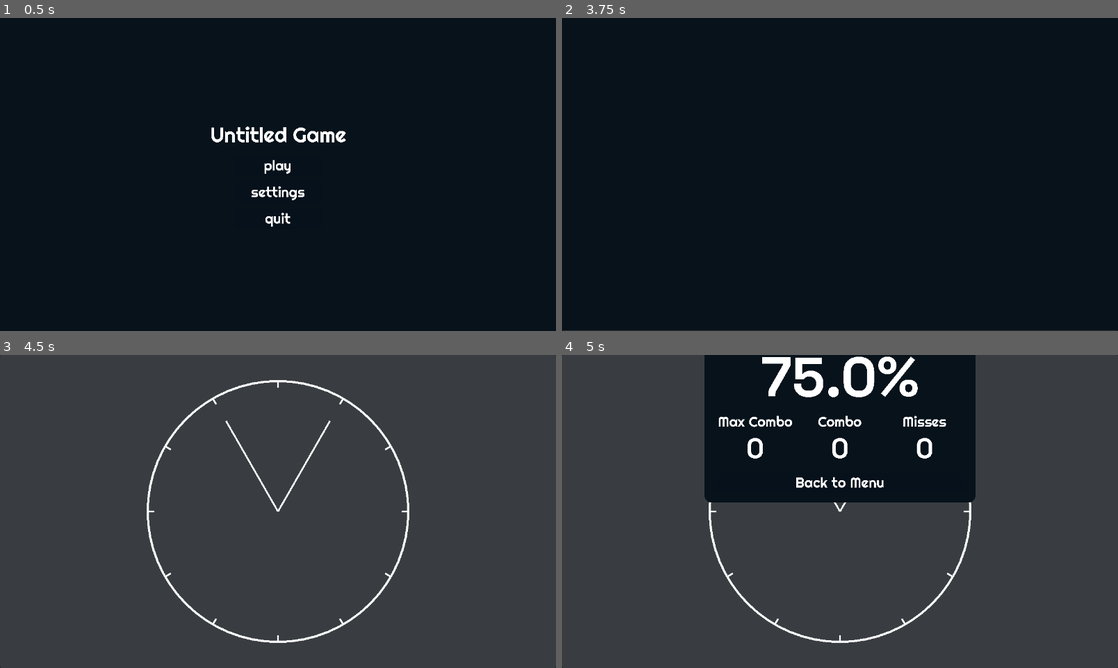
Above: before the commit, frames 1-4 (two rows, left to right).
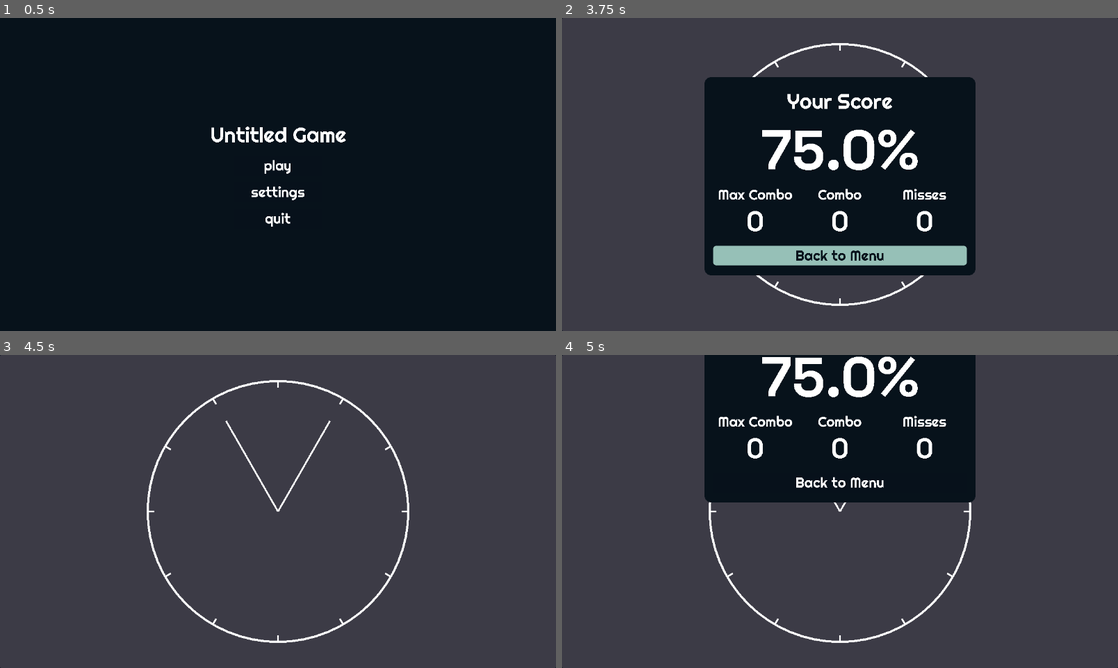
Above: after the commit, the same moments.

Repository: jollyroger182/clocked-in
Game: Godot game, scene res://scenes/menu/menu.tscn
Same seed, same stepped clock (60 frames per second), same inputs: the game is played once before the commit and once after it. Sound files missing from this copy of the repository are replaced by a short silence.
Inputs (mouse positions are in pixels of both pictures, inside the frame that each line leads up to):
- Up to frame 1 (0.5 s): no input
- Up to frame 2 (3.75 s): click "play" at 0.5 s; tap Enter at 1.25 s; move the mouse to (962, 158) at 1.27 s; hold Right 1.28-2 s; hold Space (hit) 1.28-2 s; click (962, 158) at 1.42 s; drag from (728, 190) to (812, 237) at 2.02 s; tap Space (hit) at 2.75 s; move the mouse to (895, 105) at 2.77 s; hold Right 2.78-3.5 s; tap Shift at 2.85 s; click "Back to Menu" at 3.5 s
- Up to frame 3 (4.5 s): click "play" at 4.25 s
- Up to frame 4 (5 s): no input

Frame 1 is identical in both runs. In frame 2, 74% of the frame differs, in the area x 0-100%, y 0-100%; in frame 3, less than 0.1%; in frame 4, less than 0.1%.

Commit message:
add fadein for game

Diff:
--- a/autoloads/game_state.gd
+++ b/autoloads/game_state.gd
@@ -2,6 +2,8 @@
 
 var level: Dictionary
 var music_path: String = "res://assets/audio/calibration.wav"
+var hand_tween_time: float = 0.2
+
 
 var tiers: Array[Dictionary] = [
 	_new_bracket("Perfect", 0.016, 100, _rgb_to_color01(216, 184, 255)),
--- a/scenes/game/game.gd
+++ b/scenes/game/game.gd
@@ -26,12 +26,20 @@
 }
 
 func _ready() -> void:
+	%fadeout.size.y = get_viewport().size.y
+	%fadeout.visible = true
+	var tween = create_tween()
+	tween.set_trans(Tween.TRANS_EXPO)
+	tween.set_ease(Tween.EASE_OUT)
+	tween.tween_property(%fadeout, "size:y", 0, 0.2)
+	tween.tween_callback(_hide_fadeout)
 	stats['num_notes'] = events.size() + 1
 	conductor.volume_linear = Settings.master_volume * Settings.music_volume
 	var stream = AudioStreamWAV.load_from_file(GameState.music_path)
 	conductor.set_audio(stream)
 	conductor.unpause()
 
+func _hide_fadeout() -> void: %fadeout.visible = false
 
 func _process(_delta: float) -> void:
 	if ended:
--- a/scenes/game/game.tscn
+++ b/scenes/game/game.tscn
@@ -15,7 +15,7 @@
 content_margin_top = 0.0
 content_margin_right = 0.0
 content_margin_bottom = 0.0
-bg_color = Color(0.35156304, 0.35156283, 0.35156286, 0.6)
+bg_color = Color(0.37470913, 0.33858645, 0.38709688, 0.6)
 corner_radius_top_left = 3
 corner_radius_top_right = 3
 corner_radius_bottom_right = 3
@@ -47,16 +47,6 @@
 conductor = NodePath("../Conductor")
 
 [node name="Camera2D" type="Camera2D" parent="Hands"]
-
-[node name="UI" type="CanvasLayer" parent="."]
-
-[node name="Label" type="Label" parent="UI"]
-anchors_preset = 1
-anchor_left = 1.0
-anchor_right = 1.0
-offset_left = -40.0
-offset_bottom = 23.0
-grow_horizontal = 0
 
 [node name="tierSpawn" type="Marker2D" parent="."]
 position = Vector2(501, 223)
--- a/scenes/game/hand.gd
+++ b/scenes/game/hand.gd
@@ -32,4 +32,4 @@
 	var tween := create_tween()
 	tween.set_trans(Tween.TRANS_EXPO)
 	tween.set_ease(Tween.EASE_OUT)
-	tween.tween_property(self, "rotation_degrees", rot_deg, 0.2)
+	tween.tween_property(self, "rotation_degrees", rot_deg, GameState.hand_tween_time)
--- a/scenes/game/hands.gd
+++ b/scenes/game/hands.gd
@@ -17,7 +17,7 @@
 
 
 func process():
-	var pos = conductor.playback_pos - Settings.offset/1000.0
+	var pos = conductor.playback_pos - Settings.offset/1000.0 #+ GameState.hand_tween_time
 	for id in tick_count:
 		var hand = hands[id]
 		var next_tick = hand.time + 60 / hand.bpm * tick_count[id]
